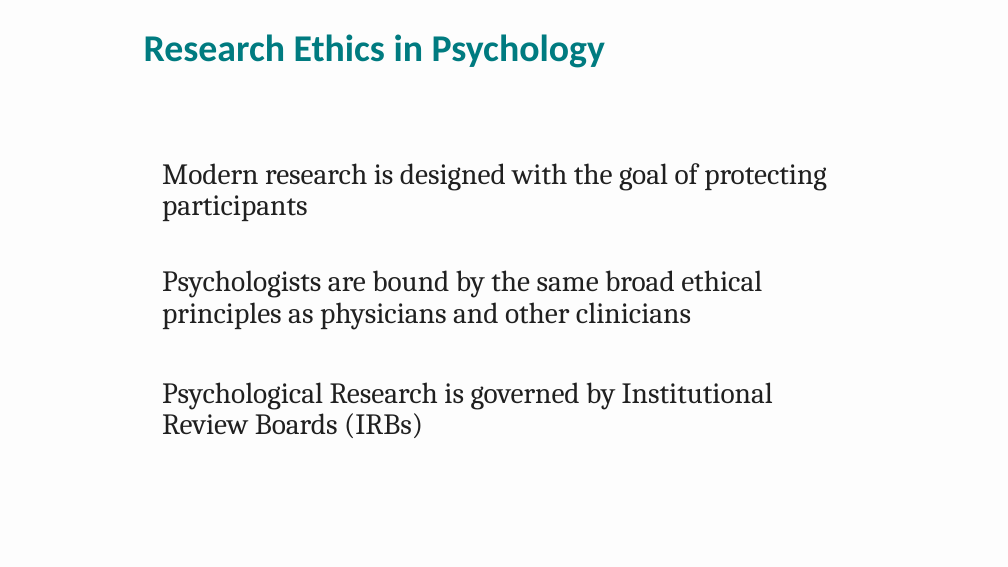
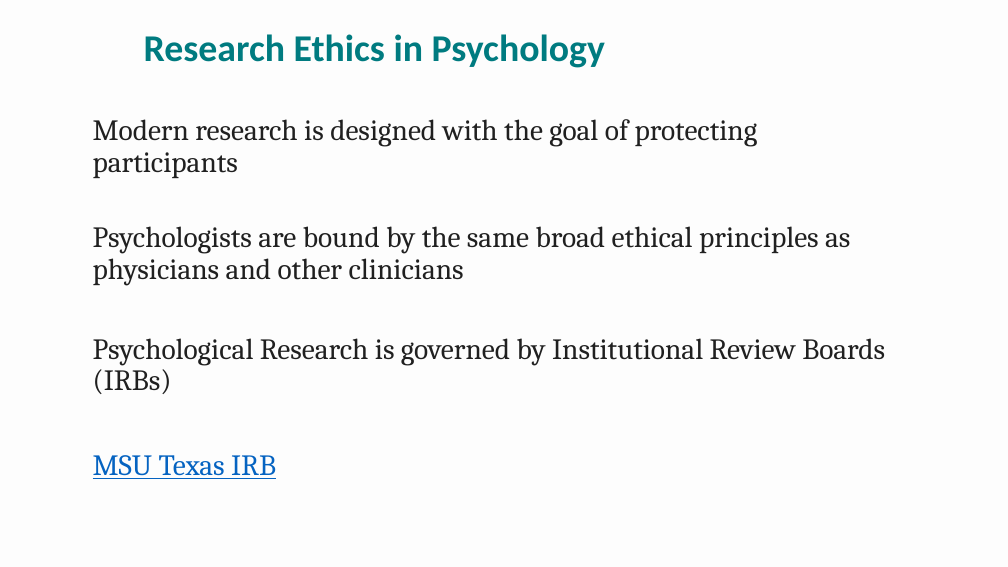
Before and after one commit to npm27/Teaching-Materials, a slide deck: slide 2 of Research Methods/Spring 26/Slides/4 Chapter 4.pptx. Drawn at 1008x567 pixels with LibreOffice and Linux fonts; fonts in the diff are those of the drawing. Boxes give left, top, right and bottom in pixels: in the first picture for what was removed or moved away, otherwise in the second. Text is boxed around its words. In the diff, an @@ line names an element or a change of style, - is before the commit and + after.

```diff
--- a/Research Methods/Spring 26/Slides/4 Chapter 4.pptx
+++ b/Research Methods/Spring 26/Slides/4 Chapter 4.pptx
@@ text "Modern research is designed with ...": place and size @@
-text "Modern research is designed with ..." at <box>162,163,827,438</box>
+text "Modern research is designed with ..." at <box>93,119,885,479</box>
@@ text at <box>93,455,276,479</box>: paragraph added @@
+MSU Texas IRB
```
Also in this commit, not shown: 2 slides removed, 6 other files.
